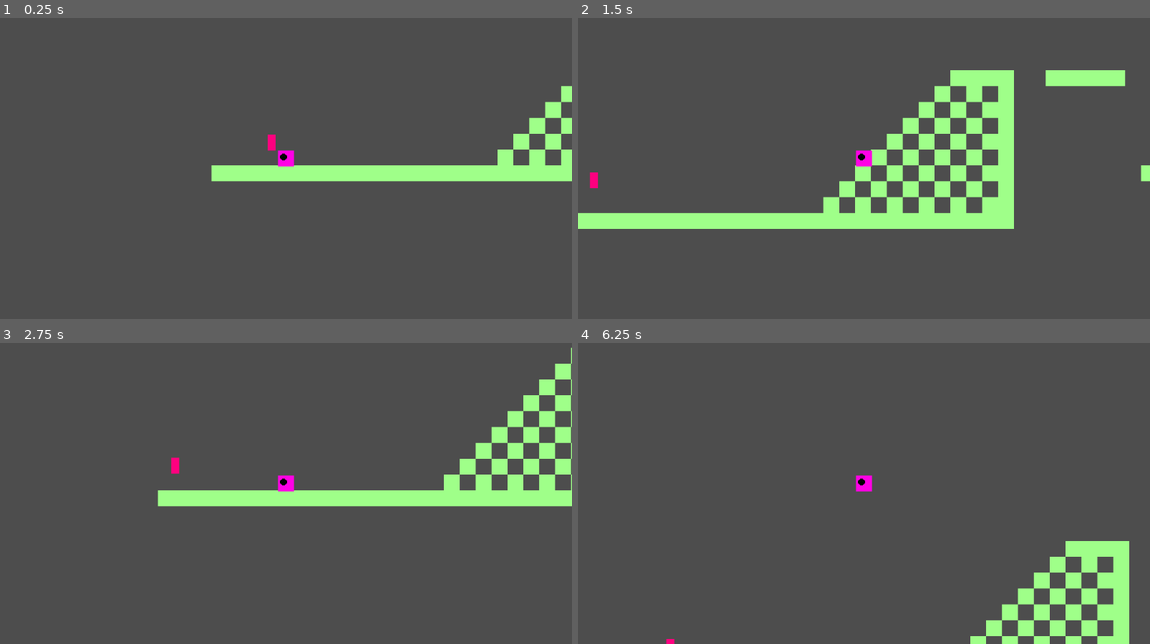
Above: before the commit, frames 1-4 (two rows, left to right).
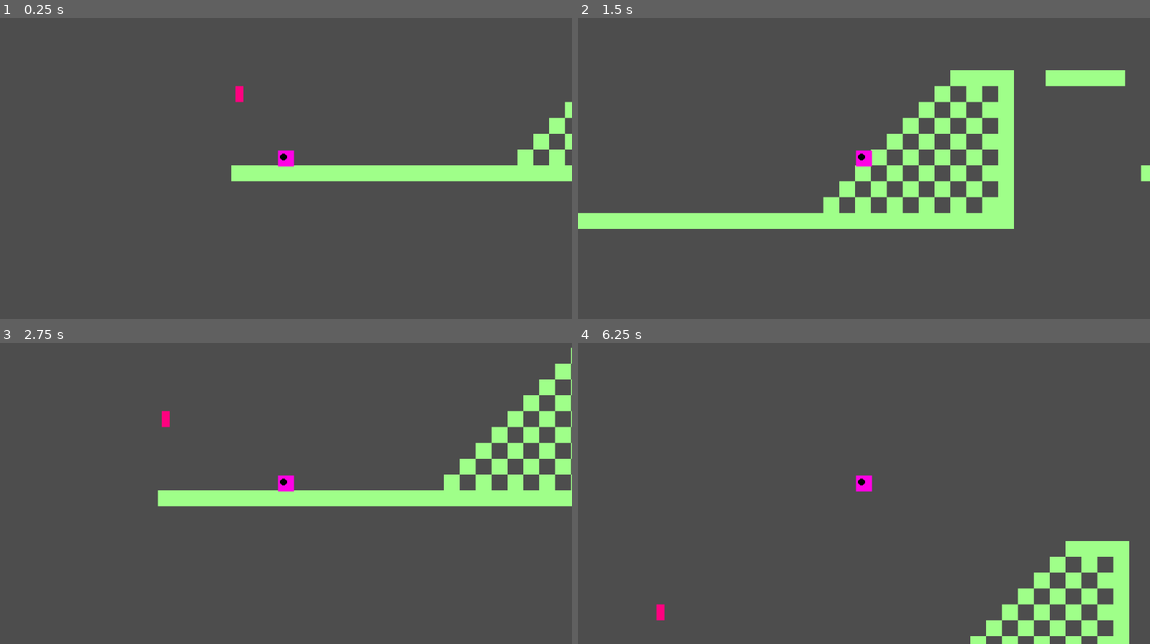
Above: after the commit, the same moments.

Repository: InfinityDxD/prueba
Game: Godot game, scene res://test.tscn
Same seed, same stepped clock (60 frames per second), same inputs: the game is played once before the commit and once after it.
Inputs:
- Up to frame 1 (0.25 s): no input
- Up to frame 2 (1.5 s): tap Enter (ui_accept) at 0.5, 0.77 s; hold Right (ui_right) from 0.53 s (still down)
- Up to frame 3 (2.75 s): tap Enter (ui_accept) at 1.52 s; release Right (ui_right) at 2.03 s; hold Left (ui_left) from 2.03 s (still down)
- Up to frame 4 (6.25 s): release Left (ui_left) at 2.78 s; hold Right (ui_right) 2.78-4.28 s; tap Enter (ui_accept) at 3.02, 3.77, 4.52, 5.75, 6.02 s; hold Left (ui_left) 4.28-5.03 s; hold Right (ui_right) 5.03-5.78 s; hold Left (ui_left) from 5.78 s (still down)

The runs differ from the first frame. In frame 1, 2.0% of the frame differs, in the area x 36-100%, y 22-55%; in frame 2, less than 0.1%; in frame 3, 0.2%; in frame 4, 0.1%.

Commit message:
cambios que aun no funcionan

Diff:
--- a/player.tscn
+++ b/player.tscn
@@ -1,7 +1,6 @@
 [gd_scene format=3 uid="uid://x1nsx1u3a33u"]
 
 [ext_resource type="Texture2D" uid="uid://dr72wnopkiitc" path="res://assets/sprites/player/player.png" id="2_onrkg"]
-[ext_resource type="PackedScene" uid="uid://rt6rvvxa1lwd" path="res://sword.tscn" id="3_i3pqv"]
 
 [sub_resource type="GDScript" id="GDScript_onrkg"]
 resource_local_to_scene = true
@@ -75,7 +74,7 @@
 
 [node name="player" type="Node2D" unique_id=797367852]
 
-[node name="CharacterBody2D" type="CharacterBody2D" parent="." unique_id=1808943312]
+[node name="CharacterBody2D" type="CharacterBody2D" parent="." unique_id=1808943312 groups=["jugador"]]
 script = SubResource("GDScript_onrkg")
 
 [node name="Sprite2D" type="Sprite2D" parent="CharacterBody2D" unique_id=102245361]
@@ -87,6 +86,3 @@
 
 [node name="Camera2D" type="Camera2D" parent="CharacterBody2D" unique_id=887283397]
 zoom = Vector2(2, 2)
-
-[node name="sword" parent="CharacterBody2D" unique_id=406482827 instance=ExtResource("3_i3pqv")]
-position = Vector2(-17, -18)
--- a/sword.gd
+++ b/sword.gd
@@ -2,34 +2,28 @@
 
 # Referencias
 var player: Node2D
-var player_position: Vector2
 
-# Parámetros de órbita
-@export var orbit_radius: float = 80.0  # Distancia de la órbita
-@export var orbit_speed: float = 3.0    # Velocidad angular (radianes/segundo)
-@export var follow_smooth: float = 0.15 # Suavidad del seguimiento (0-1, menor = más suave)
+# Parámetros de seguimiento
+@export var follow_smooth: float = 0.12
 
-# Rotación visual
-@export var rotation_speed: float = 6.0 # Velocidad de rotación cuando cambia dirección
-@export var max_rotation_angle: float = PI  # Máximo ángulo de rotación (180 grados)
+# Parámetros de rotación
+@export var rotation_speed: float = 8.0
+@export var max_rotation_angle: float = PI
 
 # Estado
-var orbit_angle: float = 0.0
 var target_position: Vector2
-var last_player_direction: float = 0.0  # Última dirección del jugador (-1, 0, 1)
-var target_rotation: float = 0.0  # Rotación objetivo
-var is_player_in_air: bool = false  # Si el jugador está saltando/en aire
-var rotation_active: bool = false  # Si está rotando actualmente
+var last_player_direction: float = 0.0
+var target_rotation: float = 0.0
+var is_player_in_air: bool = false
+var rotation_active: bool = false
 
 func _ready() -> void:
-	# Buscar el nodo del jugador en el grupo "jugador"
-	player = get_tree().get_first_node_in_group("jugador")
+	player = get_parent().get_node("player")
 
 	if not player:
-		push_error("No se encontró nodo en grupo 'jugador'. Asegúrate de añadir el jugador a este grupo.")
+		push_error("No se encontró nodo 'player' en la escena padre.")
 		return
 
-	player_position = player.global_position
 	target_position = global_position
 	target_rotation = rotation
 
@@ -37,69 +31,38 @@
 	if not player:
 		return
 
-	player_position = player.global_position
-
-	# Seguimiento simple (sin órbita, solo sigue la posición)
-	target_position = player_position
-
-	# Seguimiento suave hacia la posición objetivo
+	target_position = player.global_position
 	global_position = global_position.lerp(target_position, follow_smooth)
 
-	# Detectar dirección del jugador y estado de aire
-	_check_player_state()
-
-	# Rotar solo cuando cambia de dirección o está en el aire
+	_update_player_state()
 	_update_rotation(delta)
 
-func _check_player_state() -> void:
-	# Obtener velocidad del jugador
-	if not player.is_in_group("jugador"):
-		return
+func _update_player_state() -> void:
+	var player_velocity = player.velocity
 
-	var player_velocity = player.velocity if player.has_meta("velocity") or "velocity" in player else Vector2.ZERO
+	is_player_in_air = not player.is_on_floor()
 
-	# Detectar si el jugador está en aire (velocidad Y es diferente de 0)
-	is_player_in_air = player_velocity.y != 0
-
-	# Detectar cambio de dirección horizontal
 	var current_direction: float = 0.0
 	if player_velocity.x > 0.1:
 		current_direction = 1.0
 	elif player_velocity.x < -0.1:
 		current_direction = -1.0
 
-	# Si cambió de dirección, activar rotación
 	if current_direction != 0.0 and current_direction != last_player_direction:
 		rotation_active = true
-		# Espada rota hacia la dirección del movimiento
 		target_rotation = max_rotation_angle if current_direction > 0 else -max_rotation_angle
 		last_player_direction = current_direction
 
-	# También rotar si está en el aire
 	if is_player_in_air:
 		rotation_active = true
 
 func _update_rotation(delta: float) -> void:
 	if rotation_active:
-		# Interpolar suavemente hacia la rotación objetivo
 		rotation = lerp_angle(rotation, target_rotation, rotation_speed * delta)
 
-		# Cuando se acerca al objetivo, desactivar la rotación
-		if abs(rotation - target_rotation) < 0.05:
+		if abs(rotation - target_rotation) < 0.05 and not is_player_in_air:
 			rotation = target_rotation
-			if not is_player_in_air:
-				rotation_active = false
+			rotation_active = false
 
-func _physics_process(delta: float) -> void:
-	# Aquí puedes añadir física si la necesitas
-	# Por ahora dejamos que sea puramente cinemático
+func _physics_process(_delta: float) -> void:
 	pass
-
-# Función para cambiar el radio de seguimiento suavemente
-func set_radius_smooth(new_radius: float, transition_time: float) -> void:
-	var tween = create_tween()
-	tween.tween_property(self, "orbit_radius", new_radius, transition_time)
-
-# Función para cambiar velocidad de rotación
-func set_rotation_speed(new_speed: float) -> void:
-	rotation_speed = new_speed
--- a/test.tscn
+++ b/test.tscn
@@ -2,6 +2,7 @@
 
 [ext_resource type="PackedScene" uid="uid://x1nsx1u3a33u" path="res://player.tscn" id="1_8uh7m"]
 [ext_resource type="PackedScene" uid="uid://bo5u5gb7jx6jh" path="res://world.tscn" id="2_6uqi0"]
+[ext_resource type="PackedScene" uid="uid://rt6rvvxa1lwd" path="res://sword.tscn" id="3_6uqi0"]
 
 [node name="test" type="Node" unique_id=1373848828]
 
@@ -9,3 +10,6 @@
 
 [node name="player" parent="." unique_id=797367852 groups=["jugador"] instance=ExtResource("1_8uh7m")]
 position = Vector2(55, 606)
+
+[node name="sword" parent="." unique_id=406482827 groups=["jugador"] instance=ExtResource("3_6uqi0")]
+position = Vector2(8, 568)
